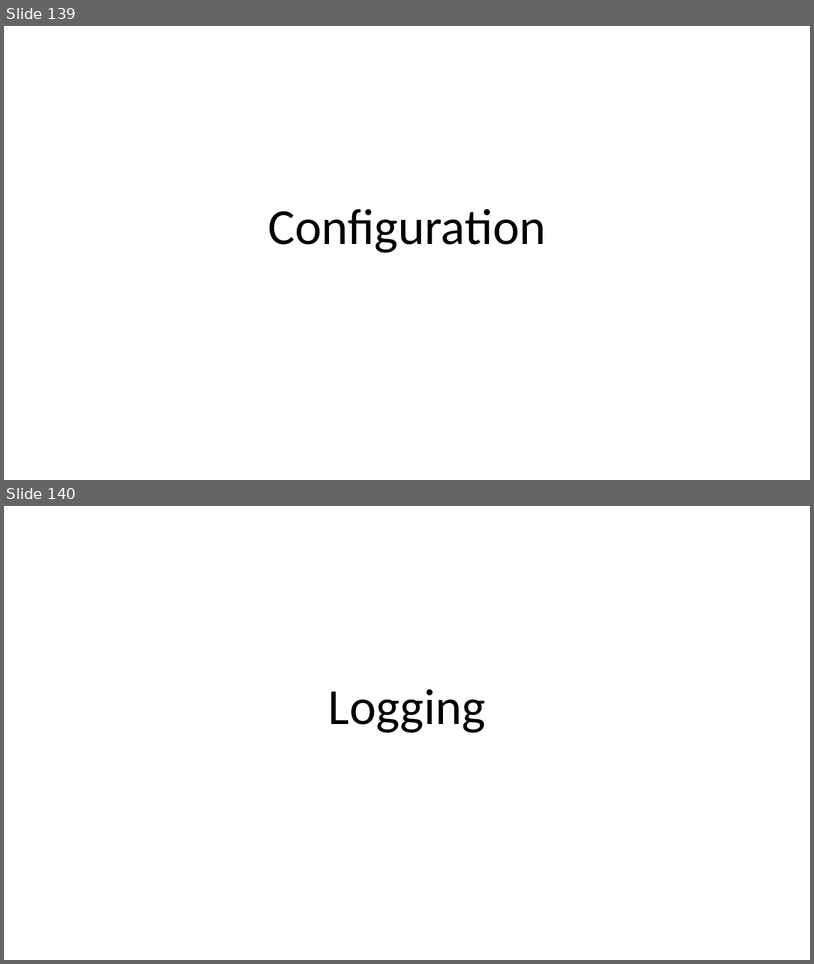
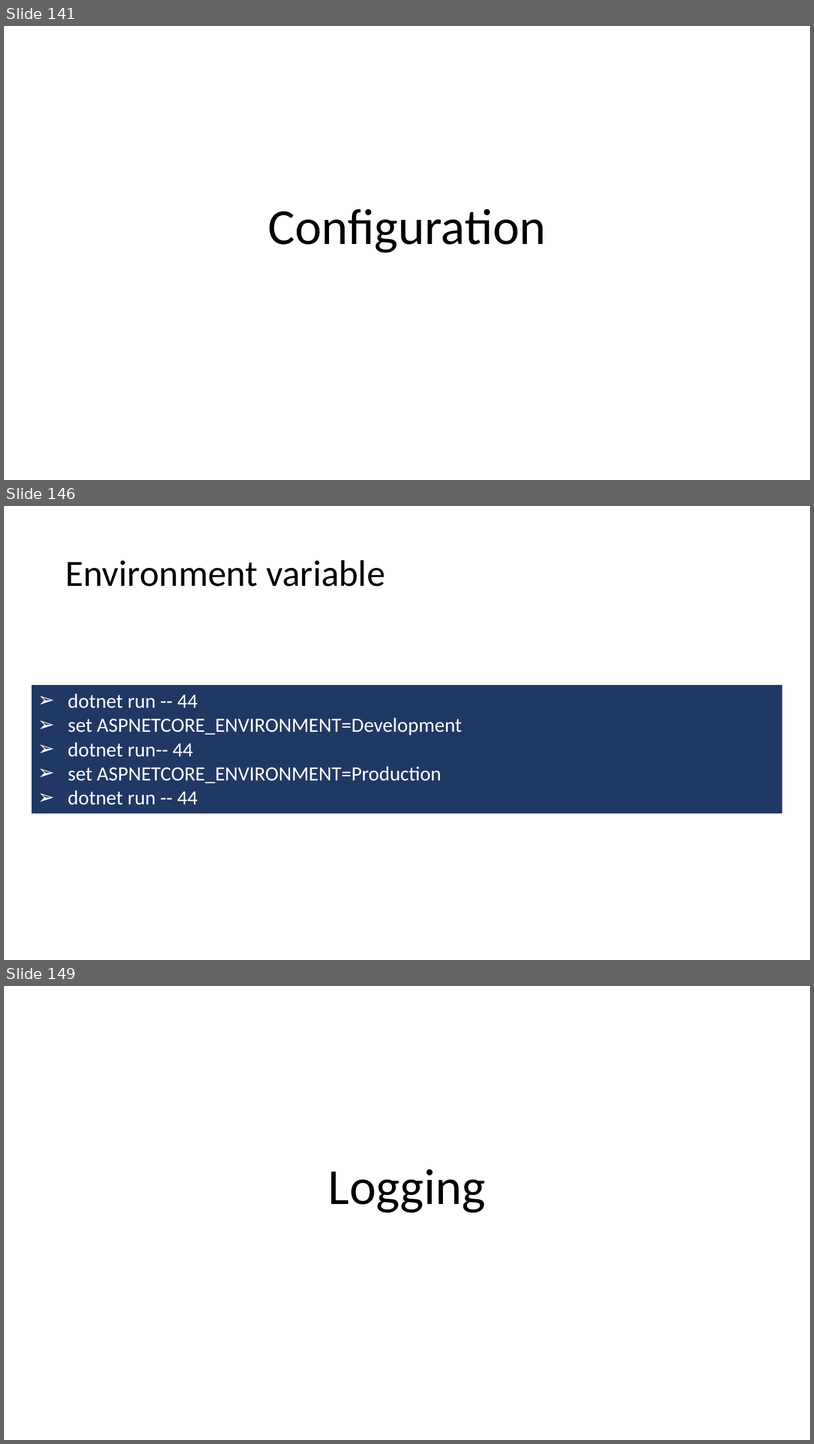
Before and after one commit to guillaume-chervet/course.dotnet, a slide deck: documentations/dotnet.pptx. Shown one above the other, each under a label of ours: slides 139 and 140 before the commit, slides 141, 146 and 149 after it; the slides between them are not shown. The pictures are 814x964 and 814x1444 pixels, drawn with LibreOffice and Linux fonts; fonts in the diff are those of the drawing. Boxes give left, top, right and bottom in pixels: in the first picture for what was removed or moved away, otherwise in the second. Text is boxed around its words. In the diff, an @@ line names an element or a change of style, - is before the commit and + after.

```diff
--- a/documentations/dotnet.pptx
+++ b/documentations/dotnet.pptx
@@ slide 146 added at <box>4,506,810,960</box>, background #FFFFFF @@
@@ title added at <box>65,560,386,586</box>, 44 pt, text #000000 @@
+Environment variable
@@ rectangle added at <box>32,685,783,813</box>, fill #203864, 24 pt, text #FFFFFF @@
+➢ dotnet run -- 44
+➢ set ASPNETCORE_ENVIRONMENT=Development
+➢ dotnet run-- 44
+➢ set ASPNETCORE_ENVIRONMENT=Production
+➢ dotnet run -- 44
@@ what was slide 139 is now slide 141 @@
@@ what was slide 140 is now slide 149 @@
```
Also in this commit, not shown: 8 slides changed, 10 other slides added.
